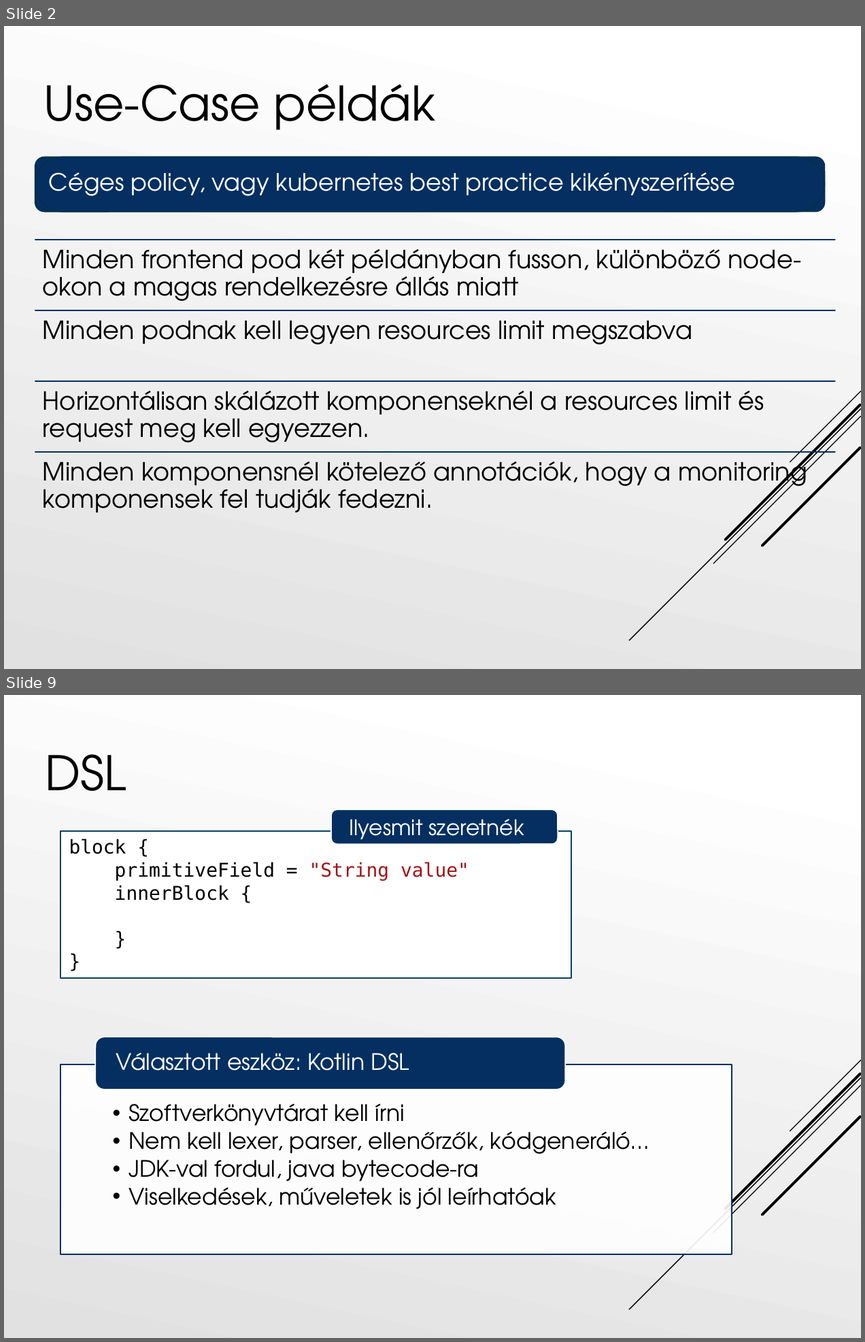
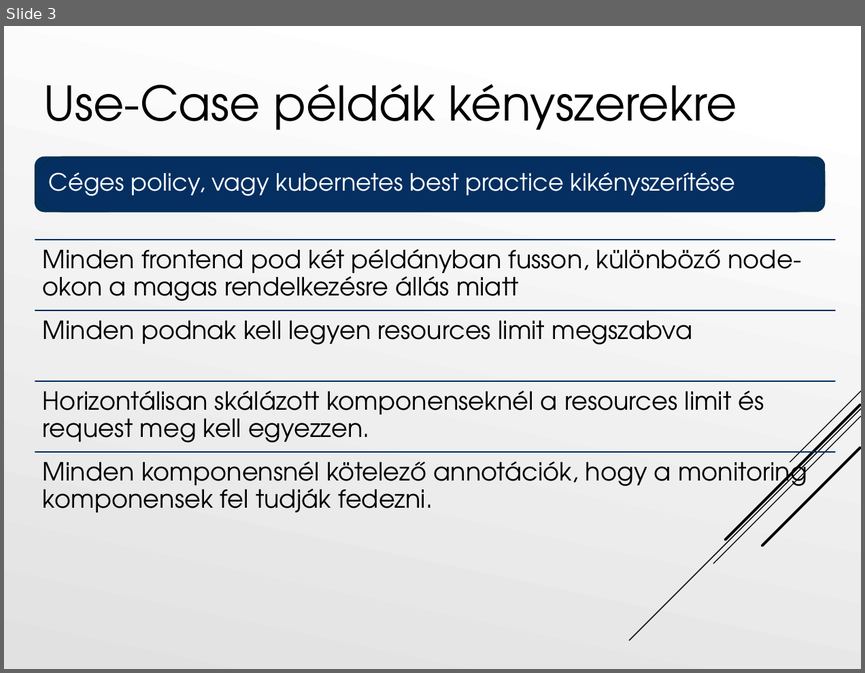
Before and after one commit to Tiegris/KonstrainR, a slide deck: ppt/prezi.pptx. Shown one above the other, each under a label of ours: slides 2 and 9 before the commit, slide 3 after it; the slides between them are not shown. The pictures are 865x1342 and 865x673 pixels, drawn with LibreOffice and Linux fonts; fonts in the diff are those of the drawing. Boxes give left, top, right and bottom in pixels: in the first picture for what was removed or moved away, otherwise in the second. Text is boxed around its words. In the diff, an @@ line names an element or a change of style, - is before the commit and + after.

```diff
--- a/ppt/prezi.pptx
+++ b/ppt/prezi.pptx
@@ slide 9 removed at box(4, 695, 861, 1338), background gradient #FFFFFF to #E1E1E1; not listed: 5 template elements that a slide beside it also shows @@
@@ text removed at box(45, 754, 126, 791) @@
-DSL
@@ rounded rectangle removed at box(331, 810, 558, 844) @@
-Ilyesmit szeretnék
@@ rectangle removed at box(60, 831, 571, 979) @@
-block {
-primitiveField = "String value"
-innerBlock {
-}
-}
@@ group removed at box(60, 1037, 732, 1254): 2 texts, 1 rectangle, 1 rounded rectangle @@
-  • Szoftverkönyvtárat kell írni
-  • Nem kell lexer, parser, ellenőrzők, kódgeneráló…
-  • JDK-val fordul, java bytecode-ra
-  • Viselkedések, műveletek is jól leírhatóak
-Választott eszköz: Kotlin DSL
@@ what was slide 2 is now slide 3 @@
@@ slide 3 changed as well @@
@@ title at box(43, 84, 737, 130): text changed @@
-Use-Case példák
+Use-Case példák kényszerekre
```
Also in this commit, not shown: 2 other slides changed, 14 slides added, 10 other slides removed.
